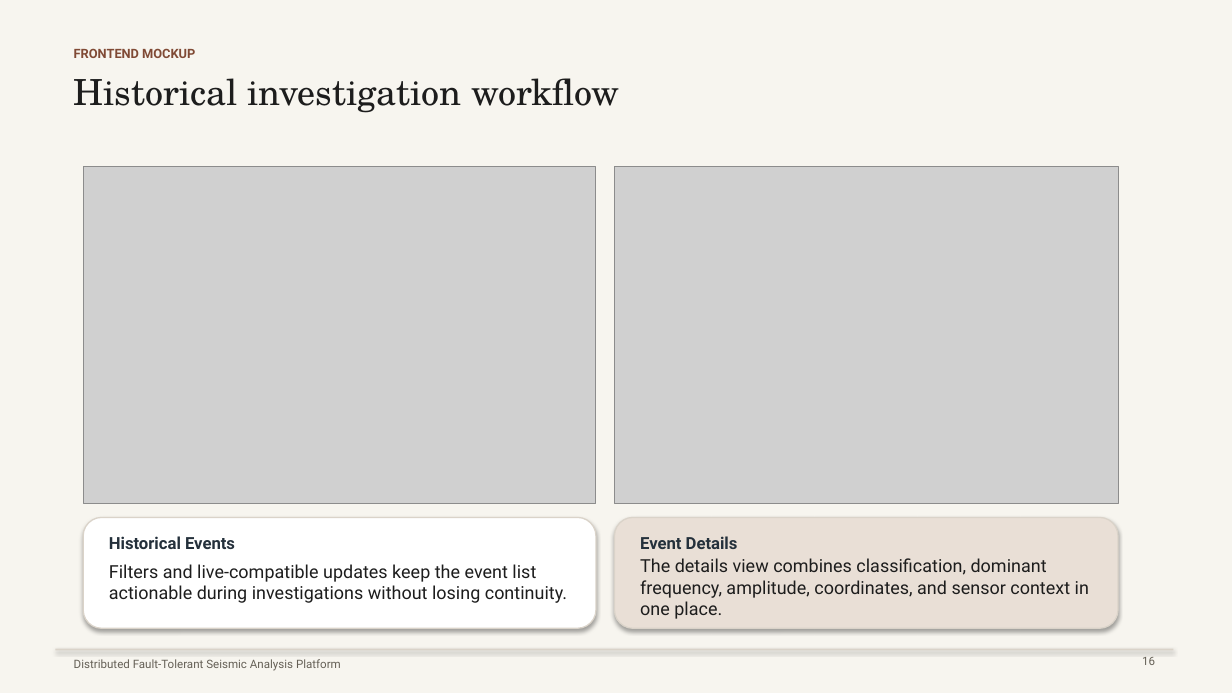
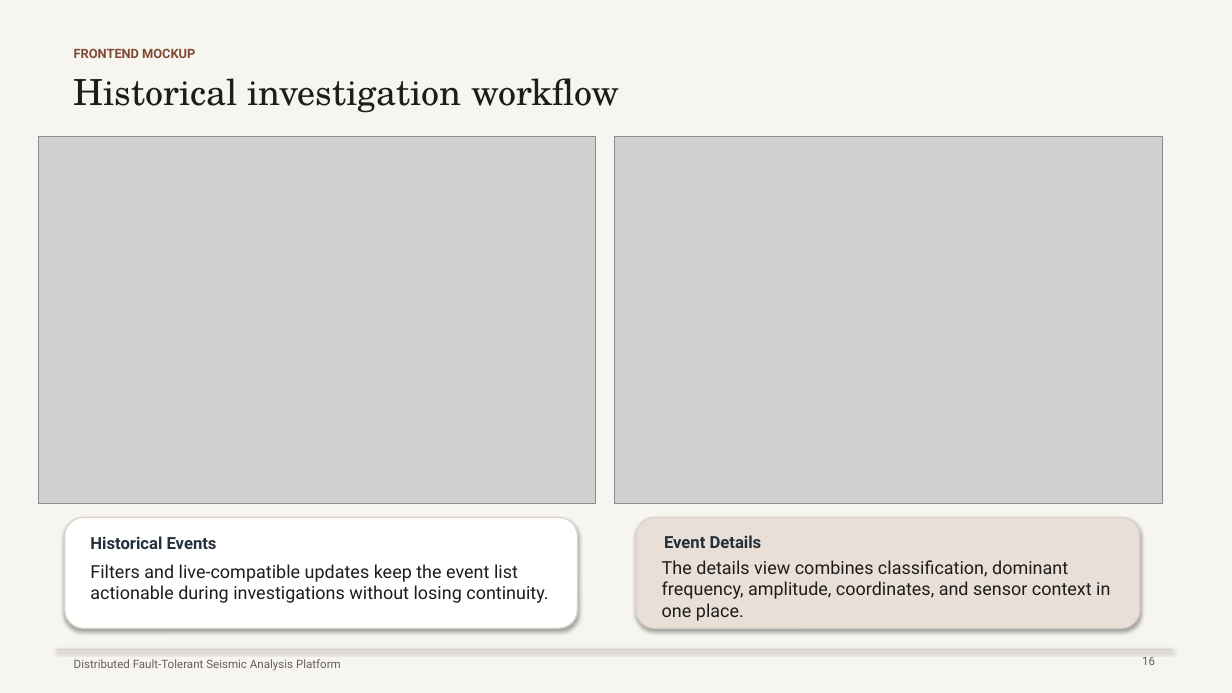
Before and after one commit to mattia9203/1998519_LTM, a slide deck: slide 15 of booklets/seismic_final_presentation.pptx. Drawn at 1232x693 pixels with LibreOffice and Linux fonts; fonts in the diff are those of the drawing; grey boxes stand for pictures. Boxes give left, top, right and bottom in pixels: in the first picture for what was removed or moved away, otherwise in the second. Text is boxed around its words. In the diff, an @@ line names an element or a change of style, - is before the commit and + after.

```diff
--- a/booklets/seismic_final_presentation.pptx
+++ b/booklets/seismic_final_presentation.pptx
@@ picture: place and size @@
-picture at <box>83,166,596,504</box>
+picture at <box>38,137,596,504</box>
@@ picture: place and size @@
-picture at <box>615,166,1118,504</box>
+picture at <box>615,137,1163,504</box>
@@ 2 texts, 1 rounded rectangle: place and size @@
-2 texts, 1 rounded rectangle at <box>83,518,596,628</box>
+2 texts, 1 rounded rectangle at <box>65,518,578,628</box>
@@ rounded rectangle: place and size @@
-rounded rectangle at <box>615,518,1118,628</box>
+rounded rectangle at <box>636,518,1140,628</box>
@@ text "Event Details": place and size @@
-text "Event Details" at <box>640,536,738,549</box>
+text "Event Details" at <box>664,535,762,548</box>
@@ text "The details view combines classification, ...": place and size @@
-text "The details view combines classification, ..." at <box>640,558,1089,619</box>
+text "The details view combines classification, ..." at <box>662,560,1110,621</box>
```
Also in this commit, not shown: 5 other slides changed, 1 other file.
